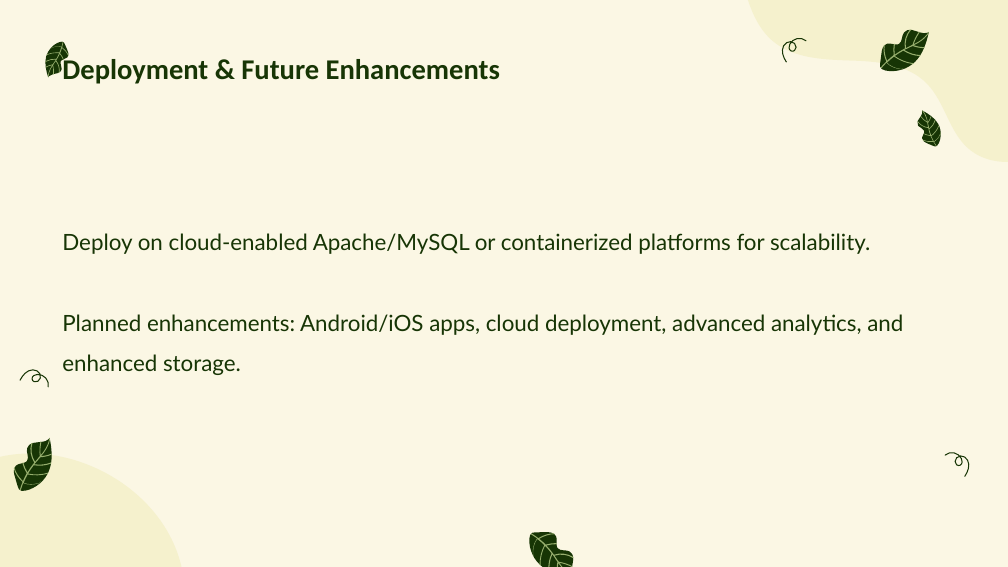
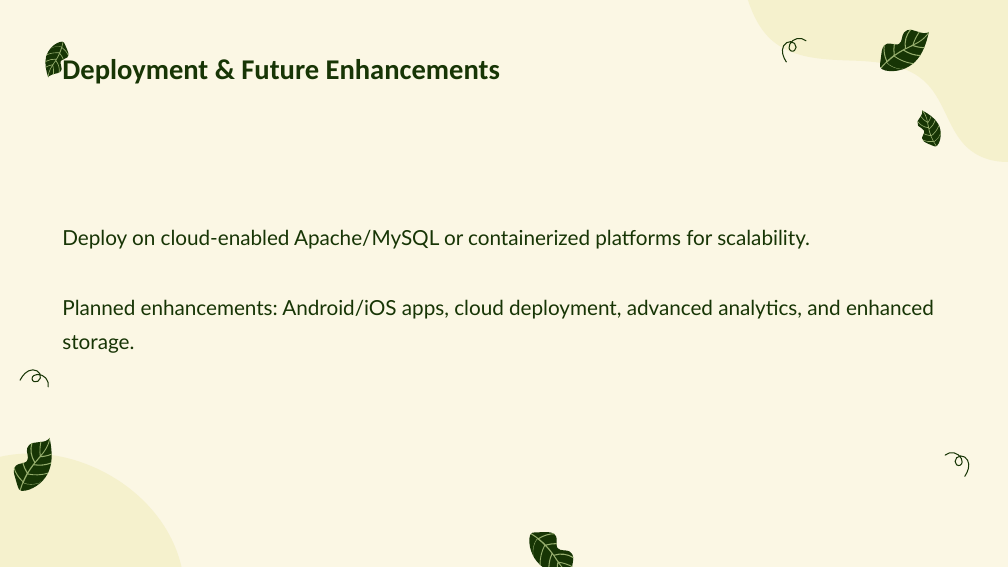
Before and after one commit to Mokshith3960/agromart, a slide deck: slide 18 of documents/PPT-2.pptx. Drawn at 1008x567 pixels with LibreOffice and Linux fonts; fonts in the diff are those of the drawing. Boxes give left, top, right and bottom in pixels: in the first picture for what was removed or moved away, otherwise in the second. Text is boxed around its words. In the diff, an @@ line names an element or a change of style, - is before the commit and + after.

```diff
--- a/documents/PPT-2.pptx
+++ b/documents/PPT-2.pptx
@@ text "Deploy on cloud-enabled Apache/MySQL or ..." at (62,229,934,353): size 16 to 14.8 pt; line spacing 1.5 to 1.4 @@
```
Also in this commit, not shown: 9 other slides changed, 12 other files.
